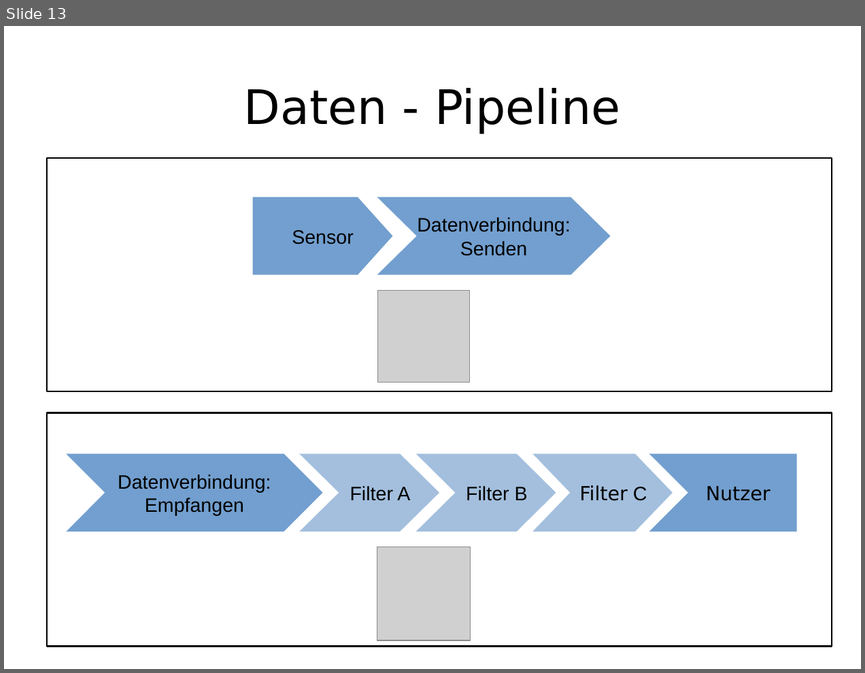
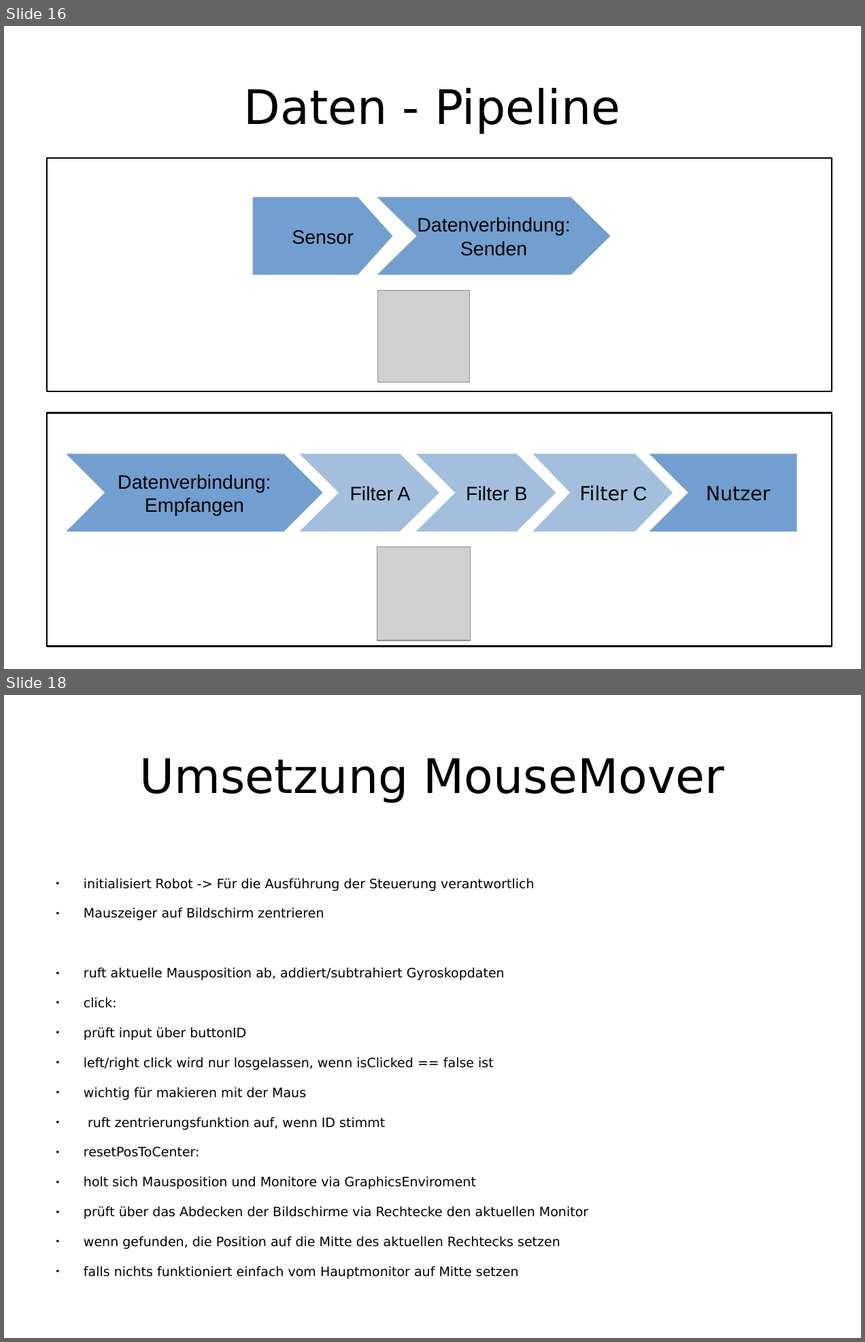
Before and after one commit to enra64/psychic-giggle, a slide deck: zwischenstand anfang dezember.odp. Shown one above the other, each under a label of ours: slide 13 before the commit, slides 16 and 18 after it; the slides between them are not shown. The pictures are 865x673 and 865x1342 pixels, drawn with LibreOffice and Linux fonts; fonts in the diff are those of the drawing; grey boxes stand for pictures. Boxes give left, top, right and bottom in pixels: in the first picture for what was removed or moved away, otherwise in the second. Text is boxed around its words. In the diff, an @@ line names an element or a change of style, - is before the commit and + after.

```diff
--- a/zwischenstand anfang dezember.odp
+++ b/zwischenstand anfang dezember.odp
@@ slide 18 added at box(4, 695, 861, 1338), background #FFFFFF @@
@@ title added at box(139, 758, 724, 803), 44 pt, text #000000 @@
+Umsetzung MouseMover
@@ text added at box(84, 878, 588, 1278), 12 pt, text #000000 @@
+● initialisiert Robot -> Für die Ausführung der Steuerung verantwortlich
+● Mauszeiger auf Bildschirm zentrieren
+● ruft aktuelle Mausposition ab, addiert/subtrahiert Gyroskopdaten
+● click:
+● prüft input über buttonID
+● left/right click wird nur losgelassen, wenn isClicked == false ist
+● wichtig für makieren mit der Maus
+● ruft zentrierungsfunktion auf, wenn ID stimmt
+● resetPosToCenter:
+● holt sich Mausposition und Monitore via GraphicsEnviroment
+● prüft über das Abdecken der Bildschirme via Rechtecke den aktuellen Monitor
+● wenn gefunden, die Position auf die Mitte des aktuellen Rechtecks setzen
+● falls nichts funktioniert einfach vom Hauptmonitor auf Mitte setzen
@@ what was slide 13 is now slide 16 @@
```
Also in this commit, not shown: 7 slides changed, 5 other slides added, 1 slide removed, 1 other file.
